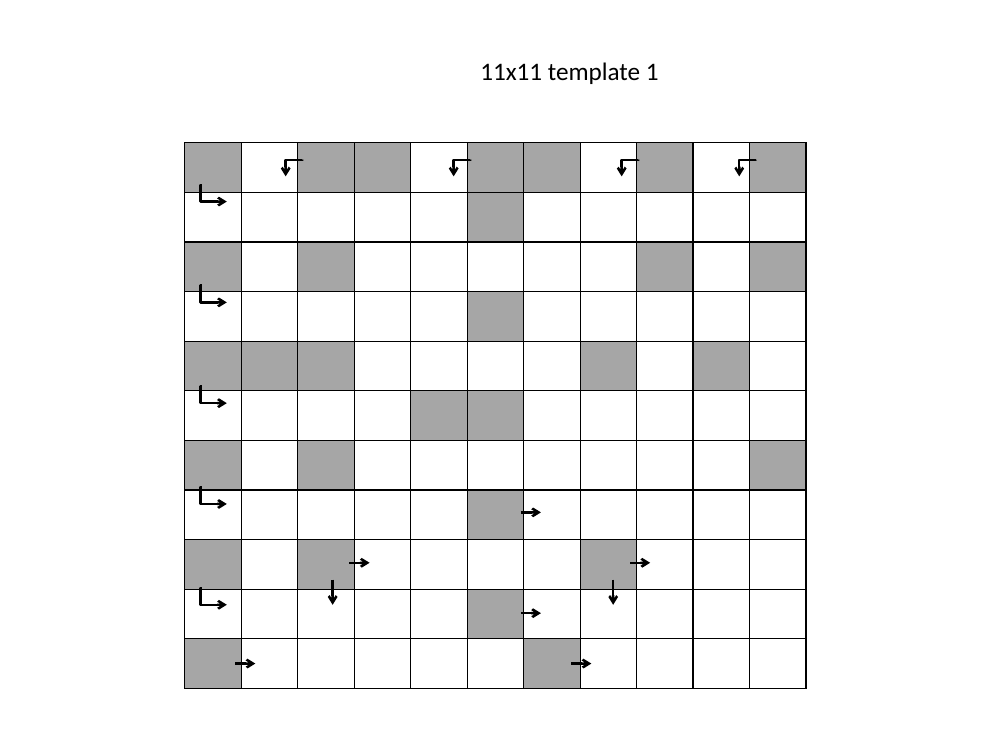
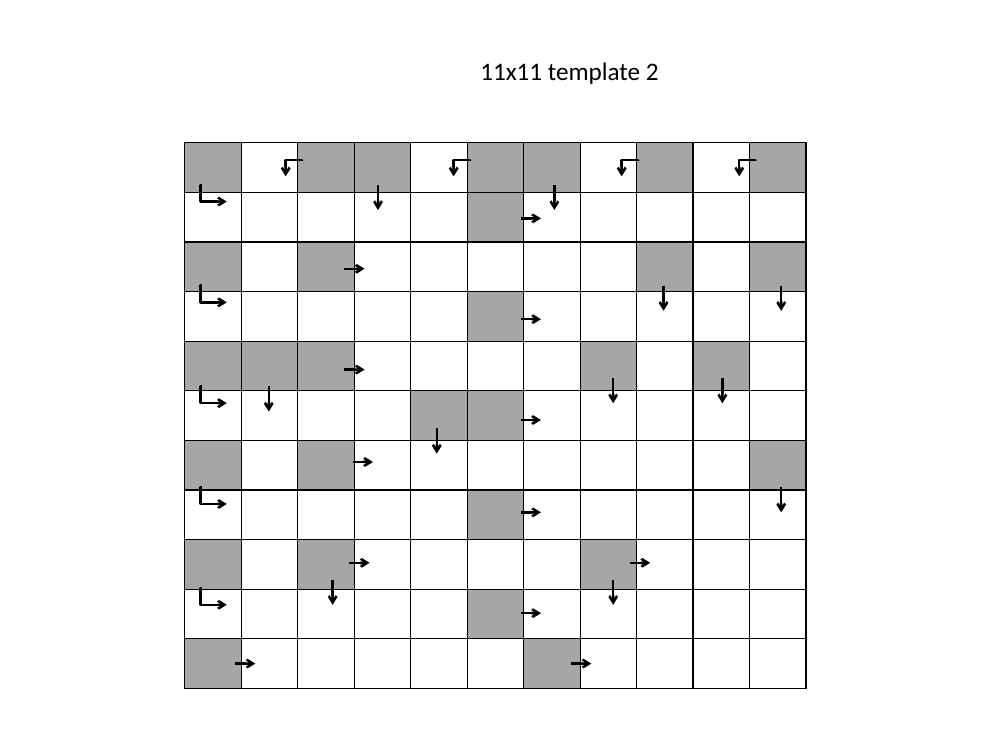
Before and after one commit to rommg/PuzzleCreator, a slide deck: slide 7 of templates/templates.pptx (slide 6 before the commit). Drawn at 1008x756 pixels with LibreOffice and Linux fonts; fonts in the diff are those of the drawing. Boxes give left, top, right and bottom in pixels: in the first picture for what was removed or moved away, otherwise in the second. Text is boxed around its words. In the diff, an @@ line names an element or a change of style, - is before the commit and + after.

Commit message:
template for medium defficulty

```diff
--- a/templates/templates.pptx
+++ b/templates/templates.pptx
@@ text at <box>480,62,659,84</box>: text changed @@
-11x11 template 1
+11x11 template 2
@@ arrow added from (378, 184) to (378, 210), #000000 1.75 pt @@
@@ arrow added from (554, 184) to (554, 210), #000000 1.75 pt @@
@@ arrow added from (521, 219) to (541, 219), #000000 1.75 pt @@
@@ arrow added from (345, 269) to (365, 269), #000000 1.75 pt @@
@@ arrow added from (663, 285) to (663, 310), #000000 1.75 pt @@
@@ arrow added from (781, 285) to (781, 310), #000000 1.75 pt @@
@@ arrow added from (521, 320) to (541, 320), #000000 1.75 pt @@
@@ arrow added from (269, 386) to (269, 411), #000000 1.75 pt @@
@@ arrow added from (345, 370) to (365, 370), #000000 1.75 pt @@
@@ arrow added from (613, 378) to (613, 403), #000000 1.75 pt @@
@@ arrow added from (723, 378) to (723, 403), #000000 1.75 pt @@
@@ arrow added from (436, 428) to (436, 454), #000000 1.75 pt @@
@@ arrow added from (521, 420) to (541, 420), #000000 1.75 pt @@
@@ arrow added from (353, 462) to (373, 462), #000000 1.75 pt @@
@@ arrow added from (781, 487) to (781, 512), #000000 1.75 pt @@
```
Also in this commit, not shown: 1 slide added, 3 other files.
